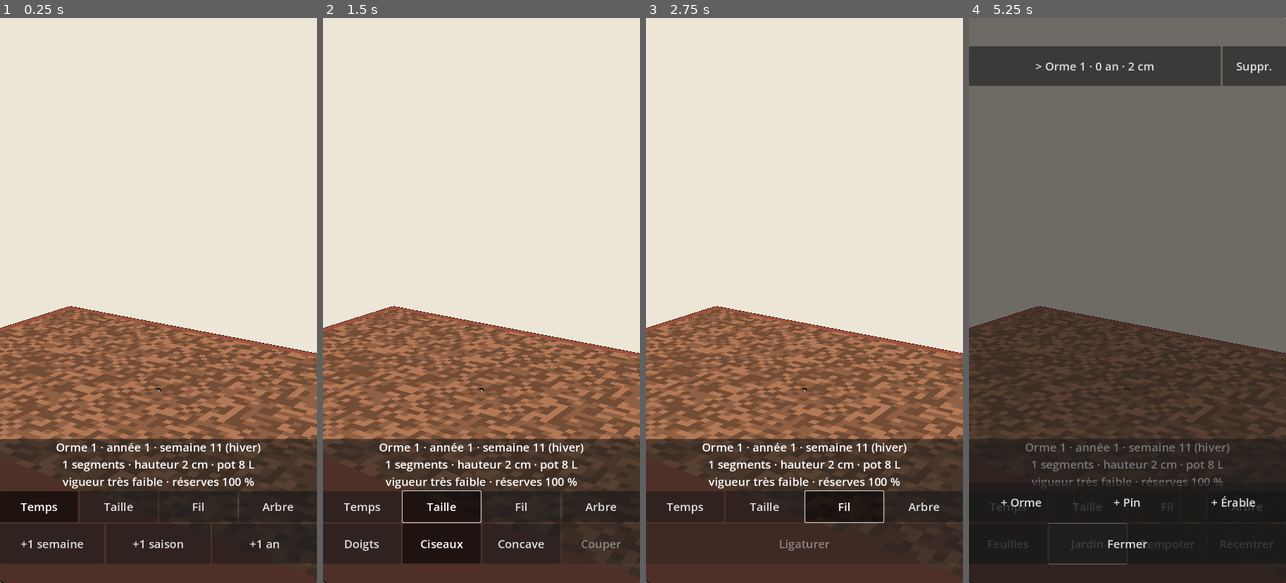
Above: before the commit, frames 1-4 (left to right).
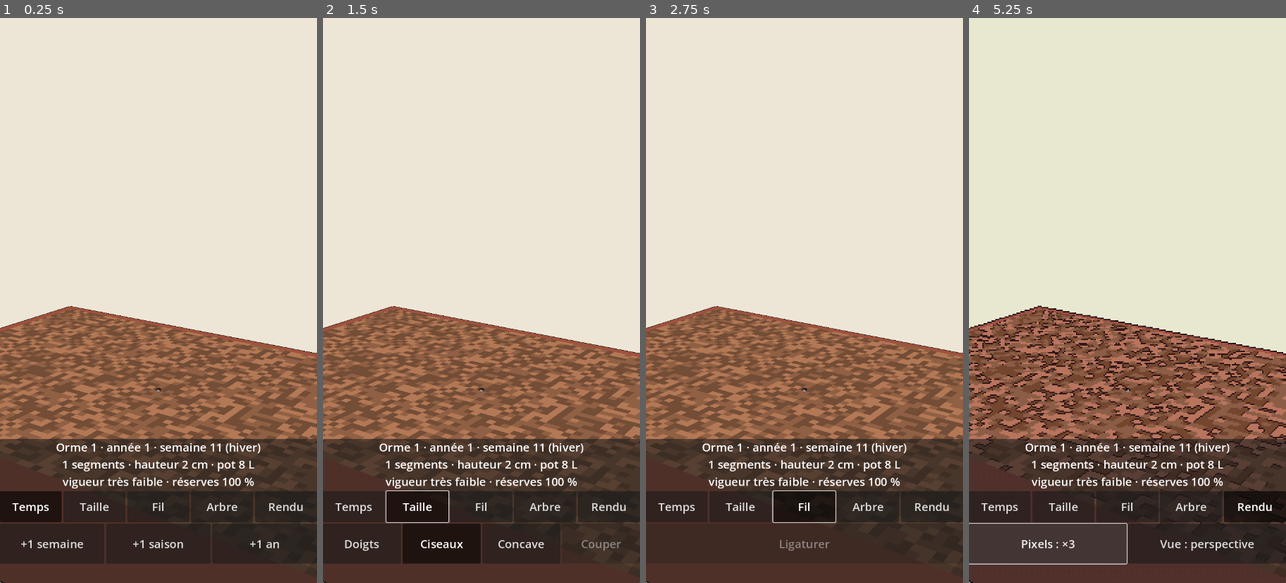
Above: after the commit, the same moments.

Repository: Ankool29/bonzai
Game: Godot game, scene res://scenes/main.tscn
Same seed, same stepped clock (60 frames per second), same inputs: the game is played once before the commit and once after it.
Inputs (mouse positions are in pixels of both pictures, inside the frame that each line leads up to):
- Up to frame 1 (0.25 s): no input
- Up to frame 2 (1.5 s): click "Temps" at 0.5 s; click "Taille" at 1.25 s
- Up to frame 3 (2.75 s): click "Fil" at 2 s
- Up to frame 4 (5.25 s): click "Arbre" at 2.75 s; click (1254, 503) at 3.5 s, where only the run after the commit has a clickable "Rendu"; click (1007, 543) at 4.25 s, where only the run before the commit has a clickable "Feuilles"; click (1086, 543) at 5 s, where only the run before the commit has a clickable "Jardin"

The runs differ from the first frame. In frame 1, 1.2% of the frame differs, in the area x 0-100%, y 51-90%; in frame 2, 1.2%; in frame 3, 1.3%; in frame 4, 87%, in the area x 0-100%, y 0-100%.

Commit message:
Rendu pixel art (taille du pixel au choix, contours, couleurs réduites) et vue isométrique, onglet Rendu
Co-Authored-By: Claude Opus 5.5 <noreply@anthropic.com>
Claude-Session: https://claude.ai/code/session_01MAppfJEzF7Td7hJP7q14tM

Diff:
--- a/scripts/main.gd
+++ b/scripts/main.gd
@@ -14,6 +14,10 @@
 var needles_mi := MeshInstance3D.new()
 var cam := Camera3D.new()
 var world := Node3D.new()
+var pv := SubViewport.new()             # la scène 3D est calculée ici, éventuellement en basse résolution
+var pvc := SubViewportContainer.new()   # et affichée agrandie sans lissage (pixel art)
+var pixel_size := 1                     # 1 : rendu normal ; 2, 3, 4, 6 : taille d'un pixel à l'écran
+var ortho := false                      # vue sans perspective (isométrique)
 var yaw := 0.6
 var pitch := 0.25
 var dist := 0.35
@@ -68,7 +72,17 @@
 
 func _ready() -> void:
 	ui_scale = get_viewport().get_visible_rect().size.x / 720.0
-	add_child(world)
+	pvc.stretch = true
+	pvc.set_anchors_preset(Control.PRESET_FULL_RECT)
+	pvc.mouse_filter = Control.MOUSE_FILTER_IGNORE
+	pvc.texture_filter = CanvasItem.TEXTURE_FILTER_NEAREST
+	var pm := ShaderMaterial.new()
+	pm.shader = load("res://shaders/pixel.gdshader")
+	pvc.material = pm
+	pv.own_world_3d = true
+	add_child(pvc)
+	pvc.add_child(pv)
+	pv.add_child(world)
 	var env := Environment.new()
 	env.background_mode = Environment.BG_COLOR
 	env.background_color = Color(0.93, 0.9, 0.84)
@@ -181,8 +195,8 @@
 	var tabs := HBoxContainer.new()
 	box.add_child(tabs)
 	var group := ButtonGroup.new()
-	for k in 4:
-		var t := _button(tabs, ["Temps", "Taille", "Fil", "Arbre"][k], _tab.bind(k))
+	for k in 5:
+		var t := _button(tabs, ["Temps", "Taille", "Fil", "Arbre", "Rendu"][k], _tab.bind(k))
 		t.toggle_mode = true
 		t.button_group = group
 		t.button_pressed = k == 0
@@ -203,6 +217,17 @@
 	_button(pages[3], "Jardin", _show_garden)
 	_button(pages[3], "Rempoter", _show_repot)
 	_button(pages[3], "Recentrer", _recenter)
+	var pix_btn := _button(pages[4], "Pixels : non", Callable())
+	pix_btn.pressed.connect(func():
+		var sizes := [1, 2, 3, 4, 6]
+		_set_pixel(sizes[(sizes.find(pixel_size) + 1) % sizes.size()])
+		pix_btn.text = "Pixels : non" if pixel_size == 1 else "Pixels : ×%d" % pixel_size)
+	var view_btn := _button(pages[4], "Vue : perspective", Callable())
+	view_btn.pressed.connect(func():
+		ortho = not ortho
+		_update_cam()
+		_draw_overlay()
+		view_btn.text = "Vue : isométrique" if ortho else "Vue : perspective")
 	_tab(0)
 	# Chargement : une feuille qui tourne au milieu de l'écran pendant le calcul de la période.
 	loader = Polygon2D.new()
@@ -432,7 +457,7 @@
 	_update_act()
 
 
-## Onglet k : 0 temps, 1 taille, 2 fil (outil fil), 3 arbre.
+## Onglet k : 0 temps, 1 taille, 2 fil (outil fil), 3 arbre, 4 rendu.
 func _tab(k: int) -> void:
 	for i in pages.size():
 		pages[i].visible = i == k
@@ -551,8 +576,42 @@
 
 
 func _update_cam() -> void:
-	cam.position = target + Vector3(cos(pitch) * sin(yaw), sin(pitch), cos(pitch) * cos(yaw)) * dist
-	cam.look_at(target)
+	var t := target
+	var off := Vector3(cos(pitch) * sin(yaw), sin(pitch), cos(pitch) * cos(yaw)) * dist
+	cam.projection = Camera3D.PROJECTION_ORTHOGONAL if ortho else Camera3D.PROJECTION_PERSPECTIVE
+	cam.size = dist * 2.0 * tan(deg_to_rad(cam.fov * 0.5))  # même cadrage qu'en perspective
+	if ortho:
+		off = off.normalized() * maxf(dist, 1.0)  # reculée : sans perspective, la distance ne change pas l'image
+	cam.position = t + off
+	cam.look_at(t)
+	if ortho and pixel_size > 1:
+		# vue sans perspective en pixel art : on cale la caméra sur la grille de pixels pour que l'image
+		# ne « grouille » pas quand on la déplace
+		var texel := cam.size / pv.size.y
+		var bx := cam.global_transform.basis.x
+		var by := cam.global_transform.basis.y
+		t += bx * (snappedf(t.dot(bx), texel) - t.dot(bx)) + by * (snappedf(t.dot(by), texel) - t.dot(by))
+		cam.position = t + off
+		cam.look_at(t)
+
+
+## Distance de vue équivalente (pour garder une taille constante à l'écran), avec ou sans perspective.
+func _view_dist(p: Vector3) -> float:
+	return dist if ortho else cam.global_position.distance_to(p)
+
+
+## Position à l'écran d'un point 3D (la scène peut être calculée en plus petit, puis agrandie).
+func _sp(p: Vector3) -> Vector2:
+	return cam.unproject_position(p) * pixel_size
+
+
+## Rendu : taille des pixels (1 = normal) et vue avec ou sans perspective.
+func _set_pixel(n: int) -> void:
+	pixel_size = n
+	pvc.stretch_shrink = n
+	(pvc.material as ShaderMaterial).set_shader_parameter("pixel", n > 1)
+	_update_cam()
+	_draw_overlay()
 
 
 func _input(ev: InputEvent) -> void:
@@ -582,8 +641,8 @@
 					var l := _arrow_len(hp)
 					var best := near
 					for k in 3:
-						var a := cam.unproject_position(hp - AXES[k] * l)
-						var b := cam.unproject_position(hp + AXES[k] * l)
+						var a := _sp(hp - AXES[k] * l)
+						var b := _sp(hp + AXES[k] * l)
 						var d := Geometry2D.get_closest_point_to_segment(ev.position, a, b).distance_to(ev.position)
 						if d < best:
 							best = d
@@ -635,8 +694,8 @@
 			# tirer une flèche : le bout de la branche se déplace le long de cet axe (rotation autour du point de pli)
 			var hp := _bend_handle()
 			var e: Vector3 = AXES[bend_axis]
-			var sd := cam.unproject_position(hp + e * _arrow_len(hp)) - cam.unproject_position(hp)
-			var px := cam.global_position.distance_to(hp) * 2.0 * tan(deg_to_rad(cam.fov * 0.5)) \
+			var sd := _sp(hp + e * _arrow_len(hp)) - _sp(hp)
+			var px := _view_dist(hp) * 2.0 * tan(deg_to_rad(cam.fov * 0.5)) \
 					/ get_viewport().get_visible_rect().size.y
 			var disp: float = (ev.position - bend_b0).dot(sd.normalized()) * px
 			var arm := hp - sim.segs[axis[cut_k]].start
@@ -687,8 +746,8 @@
 	if i < 0:
 		return
 	var s := sim.segs[i]
-	var a := cam.unproject_position(s.start)
-	var b := cam.unproject_position(s.end)
+	var a := _sp(s.start)
+	var b := _sp(s.end)
 	var p := Geometry2D.get_closest_point_to_segment(pos, a, b)
 	var u := clampf((p - a).dot(b - a) / maxf((b - a).length_squared(), 0.0001), 0.0, 1.0)
 	goal_target = s.start.lerp(s.end, u)
@@ -719,7 +778,7 @@
 
 
 func _cut_screen_pos() -> Vector2:
-	return cam.unproject_position(sim.segs[axis[cut_k]].start)
+	return _sp(sim.segs[axis[cut_k]].start)
 
 
 ## Le repère saute de nœud en nœud le long de la branche, au plus près du doigt.
@@ -730,7 +789,7 @@
 		var p := sim.segs[axis[k]].start
 		if cam.is_position_behind(p):
 			continue
-		var d := cam.unproject_position(p).distance_to(pos)
+		var d := _sp(p).distance_to(pos)
 		if d < best_d:
 			best_d = d
 			best = k
@@ -808,7 +867,7 @@
 
 ## Longueur des flèches : constante à l'écran.
 func _arrow_len(p: Vector3) -> float:
-	return cam.global_position.distance_to(p) * 0.07
+	return _view_dist(p) * 0.07
 
 
 ## Croix de trois flèches (x rouge, y vert, z bleu) à la poignée, avec une pointe à chaque bout.
@@ -844,7 +903,7 @@
 ## Point blanc cerclé de noir, de taille constante à l'écran, tourné vers la caméra.
 func _dot(im: ImmediateMesh, p: Vector3) -> void:
 	var bas := cam.global_transform.basis
-	var r := cam.global_position.distance_to(p) * 0.012
+	var r := _view_dist(p) * 0.012
 	im.surface_begin(Mesh.PRIMITIVE_TRIANGLES)
 	for ring in [[r * 1.35, Color(0.1, 0.1, 0.1)], [r, Color.WHITE]]:
 		var rr: float = ring[0]
@@ -900,8 +959,8 @@
 			continue
 		if cam.is_position_behind(s.start) or cam.is_position_behind(s.end):
 			continue
-		var a := cam.unproject_position(s.start)
-		var b := cam.unproject_position(s.end)
+		var a := _sp(s.start)
+		var b := _sp(s.end)
 		var d := Geometry2D.get_closest_point_to_segment(pos, a, b).distance_to(pos)
 		if d < best_d:
 			best_d = d
--- /dev/null
+++ b/shaders/pixel.gdshader
@@ -0,0 +1,30 @@
+// Rendu pixel art : appliqué à l'image basse résolution de la scène 3D (SubViewport agrandi sans lissage).
+// Contour d'un pixel sur les bords nets, couleurs ramenées à quelques niveaux avec un tramage de Bayer 4×4.
+shader_type canvas_item;
+
+uniform bool pixel = false;
+uniform float levels = 12.0;     // niveaux par couleur
+uniform float edge = 0.18;       // écart de luminosité qui fait un contour
+
+const float BAYER[16] = float[](0.0, 8.0, 2.0, 10.0, 12.0, 4.0, 14.0, 6.0, 3.0, 11.0, 1.0, 9.0, 15.0, 7.0, 13.0, 5.0);
+
+float lum(vec3 c) {
+	return dot(c, vec3(0.3, 0.59, 0.11));
+}
+
+void fragment() {
+	vec4 c = texture(TEXTURE, UV);
+	if (pixel) {
+		vec2 px = TEXTURE_PIXEL_SIZE;
+		float l = lum(c.rgb);
+		float hi = max(max(lum(texture(TEXTURE, UV + vec2(px.x, 0.0)).rgb), lum(texture(TEXTURE, UV - vec2(px.x, 0.0)).rgb)),
+				max(lum(texture(TEXTURE, UV + vec2(0.0, px.y)).rgb), lum(texture(TEXTURE, UV - vec2(0.0, px.y)).rgb)));
+		if (hi - l > edge) {
+			c.rgb *= 0.35;  // pixel du côté sombre d'un bord : il devient trait
+		}
+		ivec2 ip = ivec2(floor(UV / px));
+		float b = (BAYER[(ip.y % 4) * 4 + (ip.x % 4)] + 0.5) / 16.0 - 0.5;
+		c.rgb = clamp(floor(c.rgb * (levels - 1.0) + 0.5 + b * 0.3) / (levels - 1.0), 0.0, 1.0);
+	}
+	COLOR = c;
+}
Not shown, added: docs/ETAPE20.md
